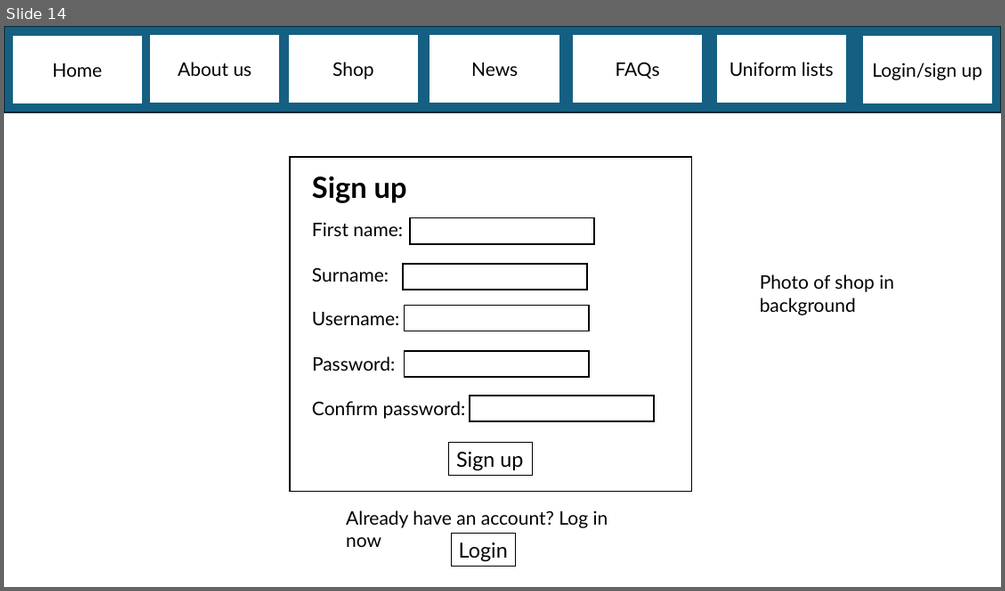
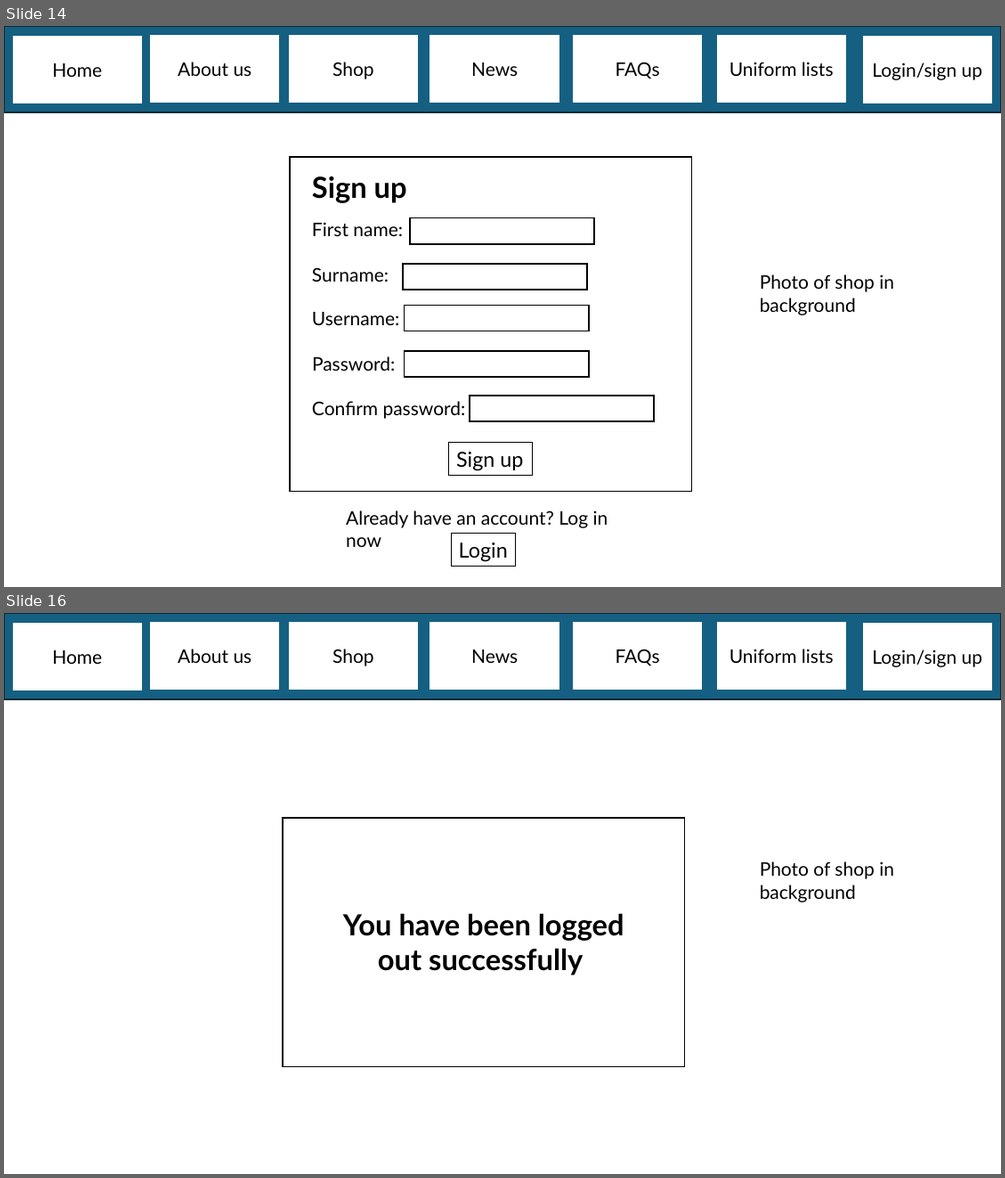
Before and after one commit to programmer647/Coursework, a slide deck: Writeup/Page designs.pptx. Shown one above the other, each under a label of ours: slide 14 before the commit, slides 14 and 16 after it; the slides between them are not shown. The pictures are 1005x591 and 1005x1178 pixels, drawn with LibreOffice and Linux fonts; fonts in the diff are those of the drawing. Boxes give left, top, right and bottom in pixels: in the first picture for what was removed or moved away, otherwise in the second. Text is boxed around its words. In the diff, an @@ line names an element or a change of style, - is before the commit and + after.

```diff
--- a/Writeup/Page designs.pptx
+++ b/Writeup/Page designs.pptx
@@ slide 16 added at (4, 613, 1001, 1174), background #FFFFFF @@
@@ rectangle added at (4, 613, 1001, 699), fill #156082, outline #092A39 1.5 pt @@
@@ rectangle added at (14, 624, 141, 690), fill #FFFFFF, outline #FFFFFF 1.5 pt, 18 pt, text #000000 @@
+Home
@@ rectangle added at (152, 623, 278, 689), fill #FFFFFF, outline #FFFFFF 1.5 pt, 18 pt, text #000000 @@
+About us
@@ rectangle added at (290, 623, 417, 689), fill #FFFFFF, outline #FFFFFF 1.5 pt, 18 pt, text #000000 @@
+Shop
@@ rectangle added at (430, 623, 558, 689), fill #FFFFFF, outline #FFFFFF 1.5 pt, 18 pt, text #000000 @@
+News
@@ rectangle added at (574, 623, 702, 689), fill #FFFFFF, outline #FFFFFF 1.5 pt, 18 pt, text #000000 @@
+FAQs
@@ rectangle added at (718, 623, 845, 689), fill #FFFFFF, outline #FFFFFF 1.5 pt, 18 pt, text #000000 @@
+Uniform lists
@@ rectangle added at (864, 624, 992, 690), fill #FFFFFF, outline #FFFFFF 1.5 pt, 18 pt, text #000000 @@
+Login/sign up
@@ rectangle added at (283, 818, 685, 1067), fill #FFFFFF, outline #000000 1.5 pt @@
@@ text added at (760, 861, 894, 902), 18 pt, text #000000 @@
+Photo of shop in background
@@ text added at (343, 913, 624, 975), 28 pt, text #000000, bold @@
+You have been logged out successfully
```
Also in this commit, not shown: 1 other slide added, 1 other file.
